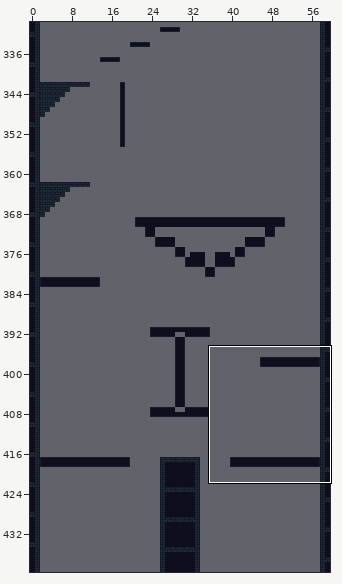
Tiled map: assets/tiles/tilemap.tmx. The first picture is a wide view before the edit; the outline marks the close-up.
Close-up. Before the commit:
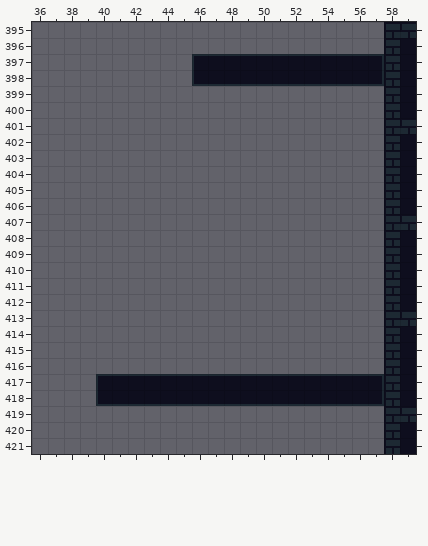
Cells are 8x8 px. Shown: x 36..59, y 395..421. The commit also changed other parts of the map, which this record leaves out.
And afterwards:
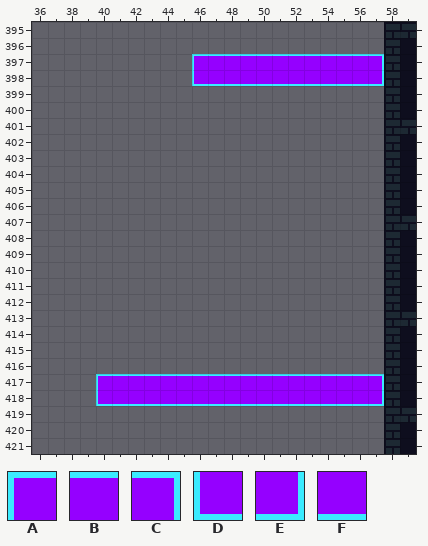
Key: from "tileset": A 282, B 287, C 289, D 346, E 347, F 351.
_ is an empty cell.
Tiles of an added or newly shown layer are drawn over the layers below it.
The exact change:
Layer "Skyway" (now shown):
There is now tile A in row 397 at x 46; in row 417 at x 40.
There is now tile B in row 397 at x 47 to 56; in row 417 at x 41 to 56.
There is now tile C in row 397 at x 57; in row 417 at x 57.
There is now tile D in row 398 at x 46; in row 418 at x 40.
There is now tile E in row 398 at x 57; in row 418 at x 57.
There is now tile F in row 398 at x 47 to 56; in row 418 at x 41 to 56.
Boxes around the changes in both close-ups, in picture pixels (x1, y1, x2, y2):
added: (192, 54, 384, 86)
added: (96, 374, 384, 406)
